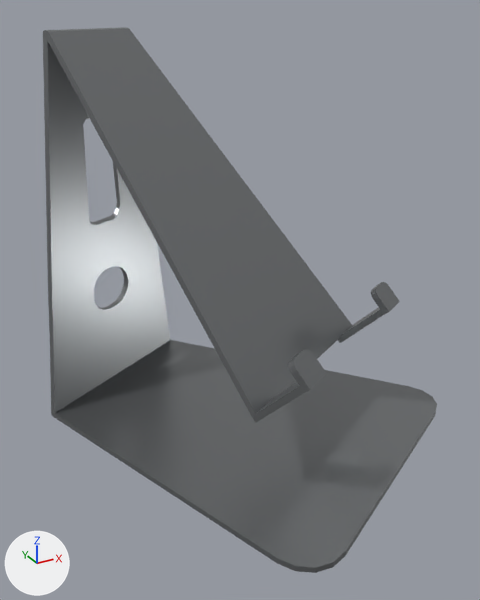
An edit to the glTF model src/models/PhoneSupport.glb, drawn before and after from the same camera.
Rendered twice from a 50 mm camera at (-0.5784, -0.125, 0.9235) aimed at (-0.5298, -0.0366, 0.8794). The axes (+X, +Y, +Z) are drawn at lower left. The lights are the same throughout. Where no turn or scale is listed for an object, it has been applied to the vertices.

The first picture shows 'Phone Support'.
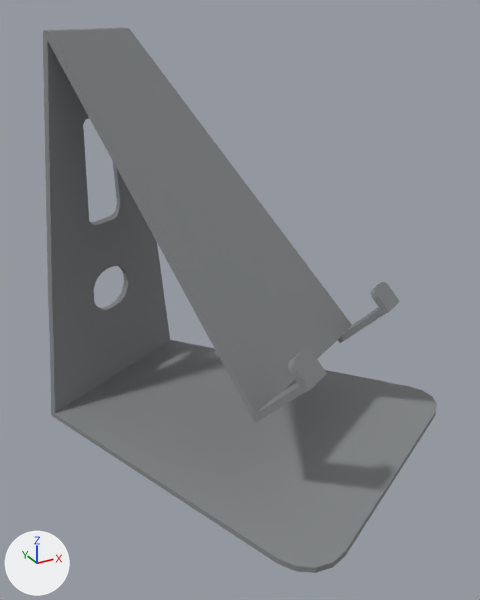
The change, as a list of edits to the scene's bpy script:
```text
Change mat_material:
    mat_material.metallic: 0.723 -> 0.0
    mat_material.roughness: 0.309 -> 1.0
```

Boxes (x1, y1, x2, y2) around the edits, measured in the pictures (480 x 600 px):
'Phone Support', surface changed
    both: (43, 27, 437, 573)
